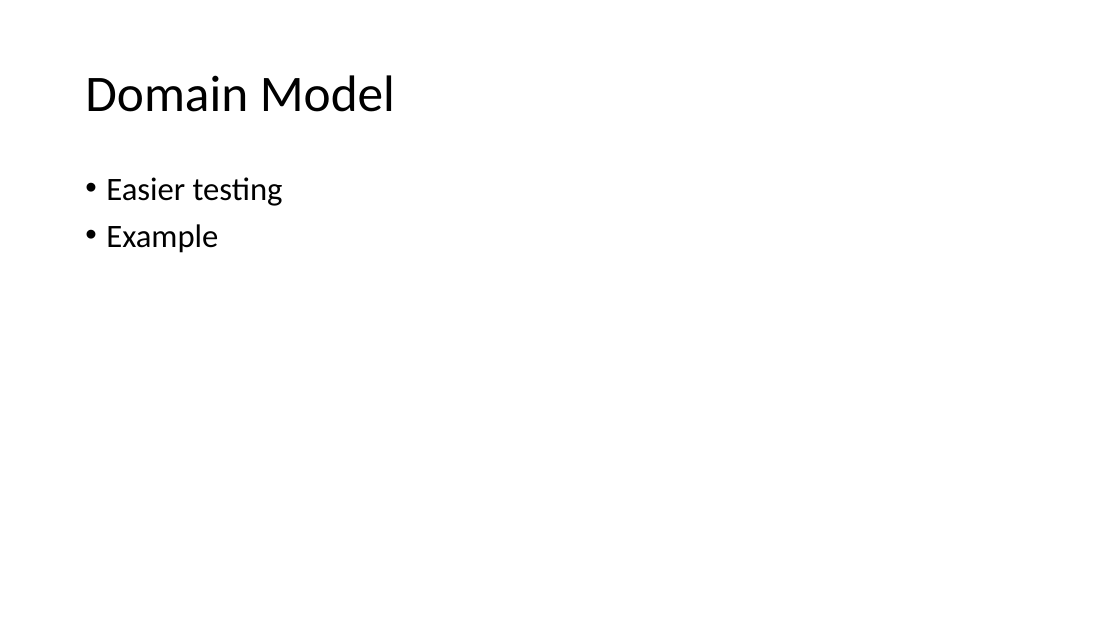
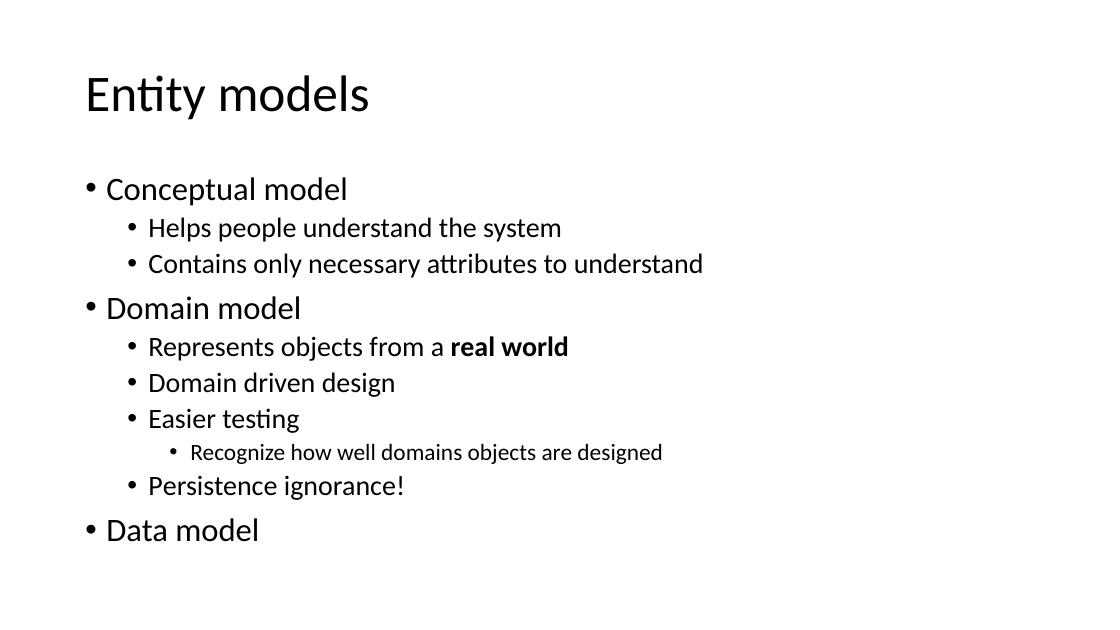
Before and after one commit to RobertVejvoda/BookRentals, a slide deck: slide 9 of docs/book_rentals_training.pptx (slide 7 before the commit). Drawn at 1120x630 pixels with LibreOffice and Linux fonts; fonts in the diff are those of the drawing. Boxes give left, top, right and bottom in pixels: in the first picture for what was removed or moved away, otherwise in the second. Text is boxed around its words. In the diff, an @@ line names an element or a change of style, - is before the commit and + after.

```diff
--- a/docs/book_rentals_training.pptx
+++ b/docs/book_rentals_training.pptx
@@ title at (85,75,370,120): text changed @@
-Domain Model
+Entity models
@@ text at (106,177,704,397): paragraphs added @@
+• Conceptual model
+  • Helps people understand the system
+  • Contains only necessary attributes to understand
+• Domain model
+  • Represents objects from a real world
+  • Domain driven design
@@ text at (148,408,299,433): size 28 to 24 pt in "Easier testing"; list level 1 to 2 in "Easier testing" @@
@@ text at (106,443,663,542): text changed; size 28 to 20 pt @@
-• Example
+    • Recognize how well domains objects are designed
+  • Persistence ignorance!
+• Data model
```
Also in this commit, not shown: 2 other slides changed, 5 slides added, 2 slides removed, 3 other files.
